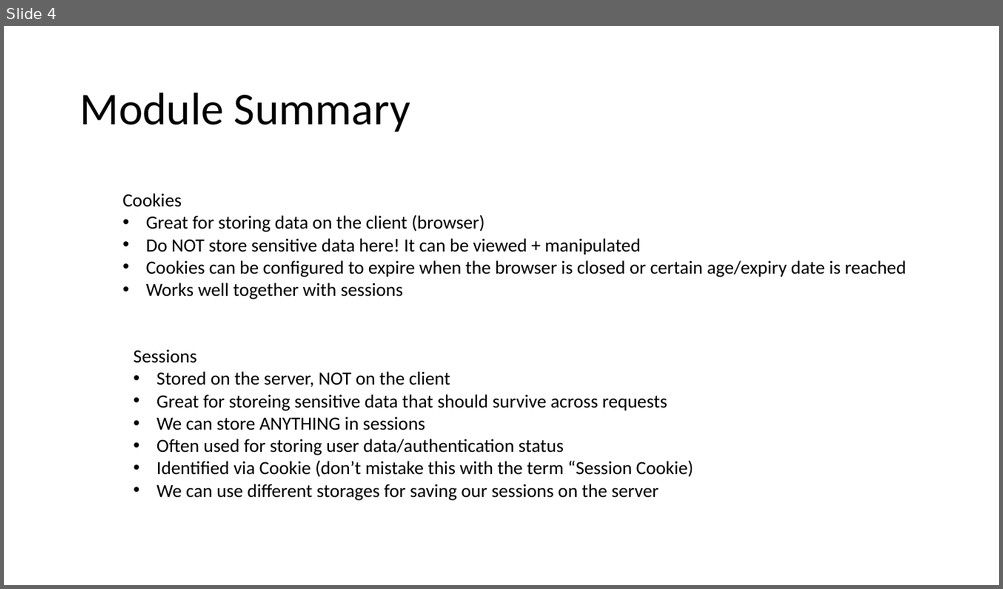
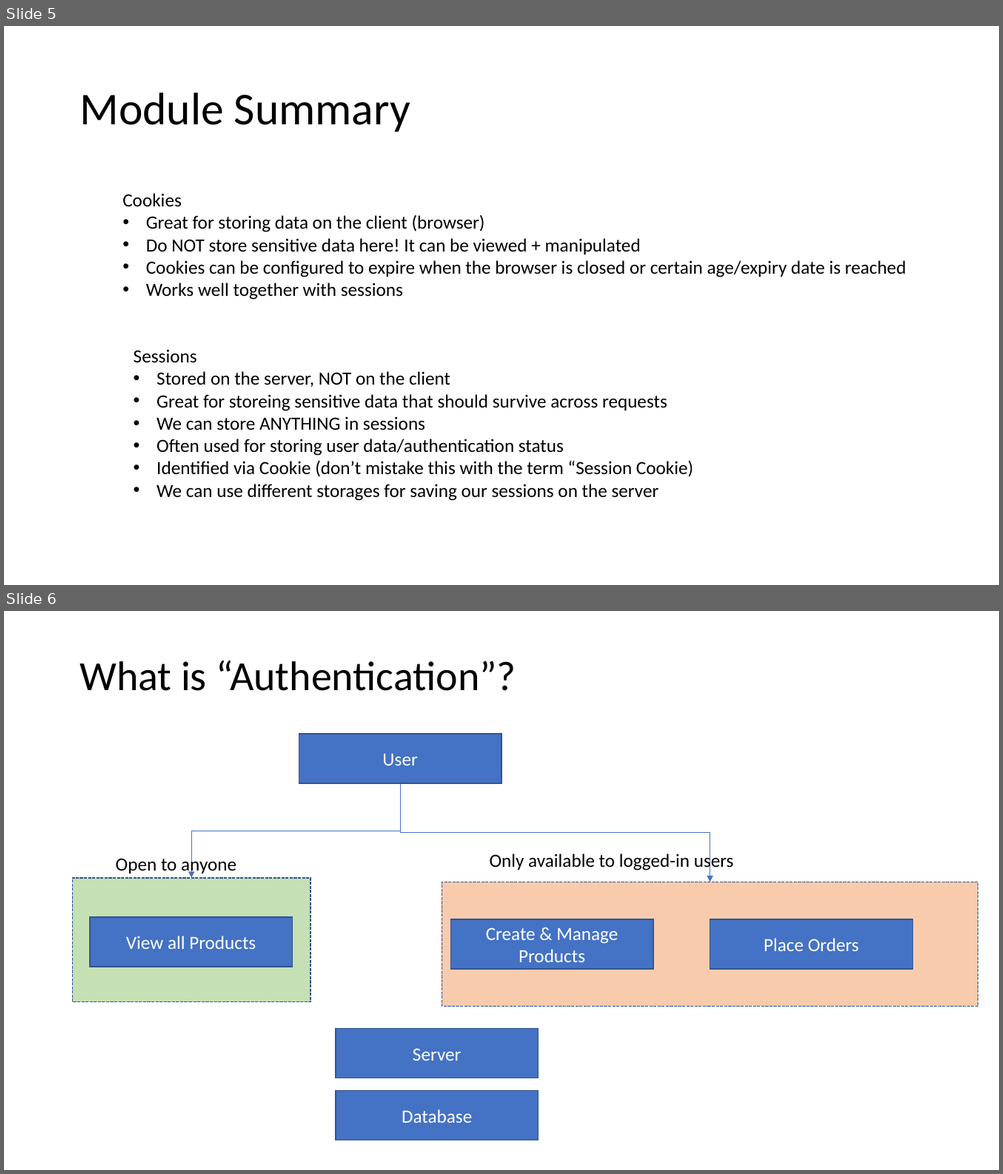
Before and after one commit to PiyushChaturvedii/batch03, a slide deck: Sessions & Cookies.pptx. Shown one above the other, each under a label of ours: slide 4 before the commit, slides 5 and 6 after it. The pictures are 1003x589 and 1003x1174 pixels, drawn with LibreOffice and Linux fonts; fonts in the diff are those of the drawing. Boxes give left, top, right and bottom in pixels: in the first picture for what was removed or moved away, otherwise in the second. Text is boxed around its words. In the diff, an @@ line names an element or a change of style, - is before the commit and + after.

```diff
--- a/Sessions & Cookies.pptx
+++ b/Sessions & Cookies.pptx
@@ slide 6 added at (x1=4, y1=611, x2=999, y2=1170), background #FFFFFF @@
@@ title added at (x1=79, y1=660, x2=515, y2=691), 40 pt, text #000000 @@
+What is “Authentication”?
@@ rectangle added at (x1=299, y1=734, x2=501, y2=784), fill #4472C4, outline #325491 1 pt, 18 pt, text #FFFFFF @@
+User
@@ elbow arrow added from (400, 783) to (191, 878), #4472C4 0.5 pt @@
@@ elbow arrow added from (400, 783) to (710, 882), #4472C4 0.5 pt @@
@@ text added at (x1=489, y1=851, x2=734, y2=871), 18 pt, text #000000 @@
+Only available to logged-in users
@@ text added at (x1=116, y1=856, x2=236, y2=876), 18 pt, text #000000 @@
+Open to anyone
@@ rectangle added at (x1=73, y1=878, x2=310, y2=1002), fill #C5E0B4, outline #325491 1 pt dashed @@
@@ rectangle added at (x1=442, y1=882, x2=979, y2=1006), fill #F8CBAD, outline #325491 1 pt dashed @@
@@ rectangle added at (x1=90, y1=917, x2=292, y2=968), fill #4472C4, outline #325491 1 pt, 18 pt, text #FFFFFF @@
+View all Products
@@ rectangle added at (x1=451, y1=919, x2=653, y2=969), fill #4472C4, outline #325491 1 pt, 18 pt, text #FFFFFF @@
+Create & Manage Products
@@ rectangle added at (x1=710, y1=919, x2=912, y2=969), fill #4472C4, outline #325491 1 pt, 18 pt, text #FFFFFF @@
+Place Orders
@@ rectangle added at (x1=336, y1=1029, x2=538, y2=1079), fill #4472C4, outline #325491 1 pt, 18 pt, text #FFFFFF @@
+Server
@@ rectangle added at (x1=336, y1=1091, x2=538, y2=1141), fill #4472C4, outline #325491 1 pt, 18 pt, text #FFFFFF @@
+Database
@@ what was slide 4 is now slide 5 @@
```
Also in this commit, not shown: 2 other slides added, 39 other files.
